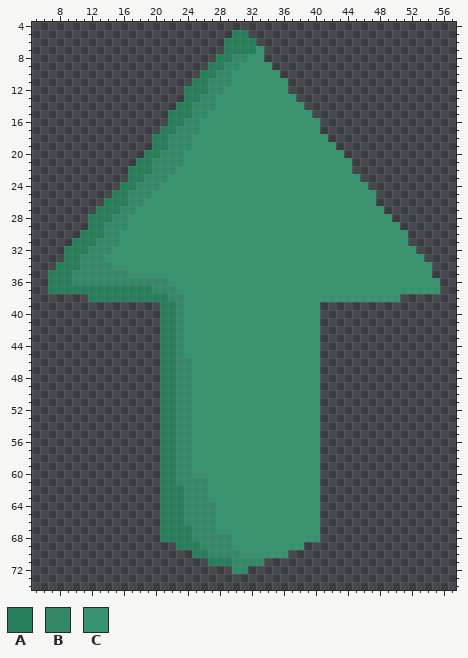
Two versions of one pixel-art file, Assets/_Sprites/upgrade-button.ase. That is the earlier state.
128x128 pixels, 1 frame. Shown: x 5..57, y 4..74. The old version is drawn lined up with the new one, on the new canvas.
Palette (. is transparent): A #267e5a  B #338966  C #37946e
New version:
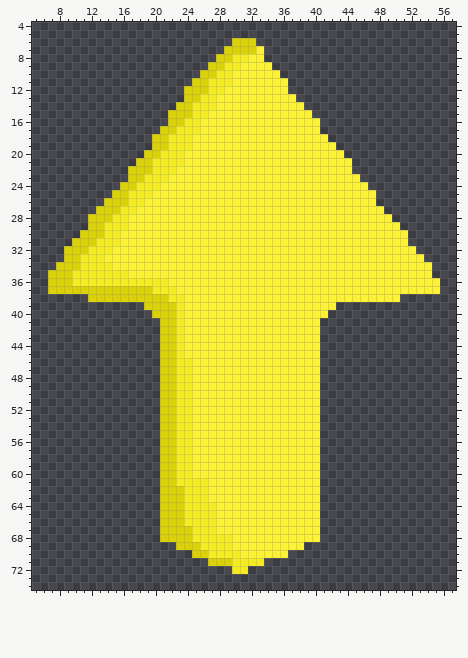
Change:
canvas 128x128 -> 64x80, the old top-left corner now at -33,-26 (the part of the old canvas that was cut away was empty and is not shown)
colour A: #267e5a -> #dbd10a
colour B: #338966 -> #f5eb23
colour C: #37946e -> #fbf236
y 5: x 30..31 AA -> ..
y 6: x 29 A -> .
y 39: x 19..20 .. -> AA; x 41..42 .. -> CC
y 40: x 20 . -> A; x 41 . -> C
Where, in picture pixels (left, top, right, bottom), the same in both pictures:
changed: (48, 30, 440, 574)
